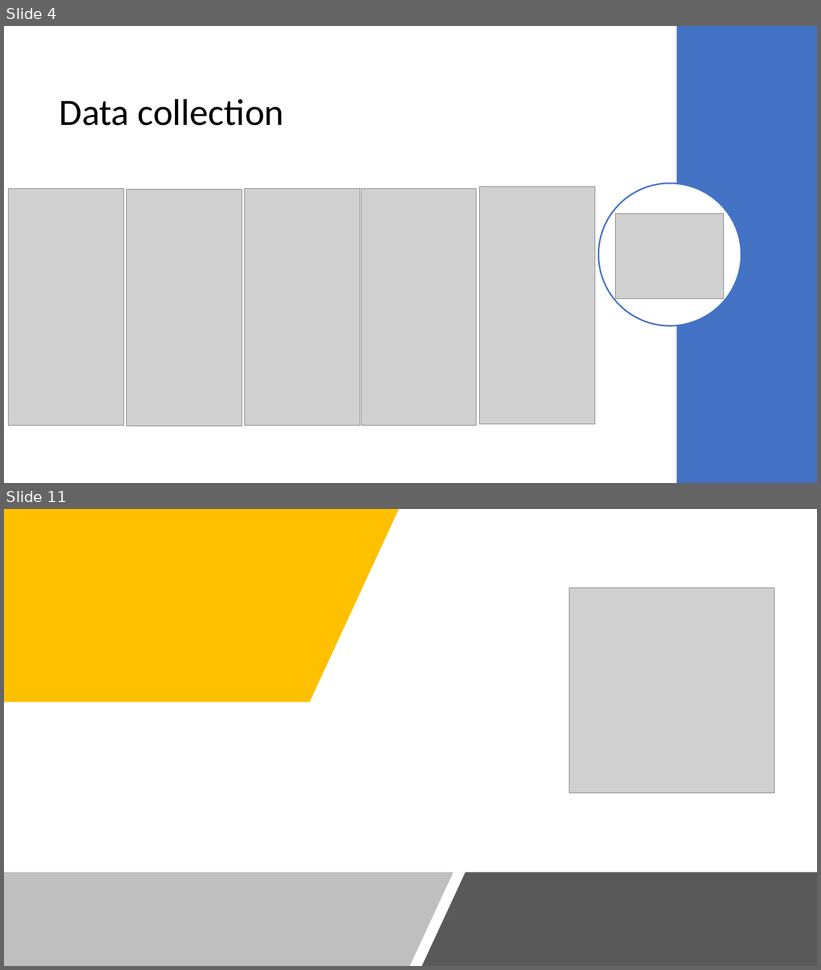
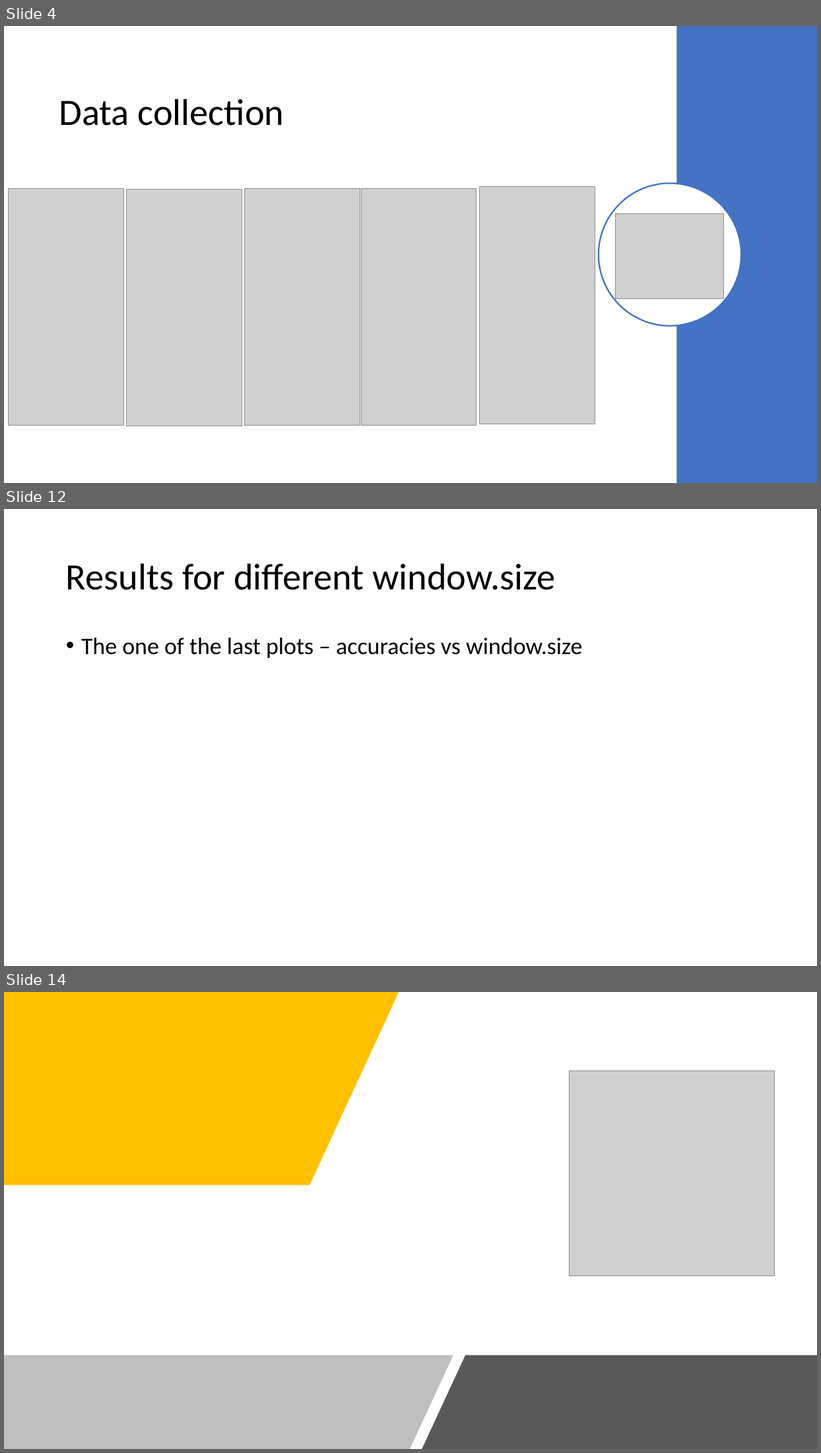
Before and after one commit to cerniello/WalkingPatternClassification_SL, a slide deck: Presentation Group 13.pptx. Shown one above the other, each under a label of ours: slides 4 and 11 before the commit, slides 4, 12 and 14 after it; the slides between them are not shown. The pictures are 821x970 and 821x1453 pixels, drawn with LibreOffice and Linux fonts; fonts in the diff are those of the drawing; grey boxes stand for pictures. Boxes give left, top, right and bottom in pixels: in the first picture for what was removed or moved away, otherwise in the second. Text is boxed around its words. In the diff, an @@ line names an element or a change of style, - is before the commit and + after.

```diff
--- a/Presentation Group 13.pptx
+++ b/Presentation Group 13.pptx
@@ slide 12 added at (4,509,817,966), background #FFFFFF @@
@@ title added at (66,563,555,590), 44 pt, text #000000 @@
+Results for different window.size
@@ text added at (81,638,582,658), 28 pt, text #000000 @@
+• The one of the last plots – accuracies vs window.size
@@ what was slide 11 is now slide 14 @@
```
Also in this commit, not shown: 5 slides changed, 5 other slides added, 3 slides removed.
